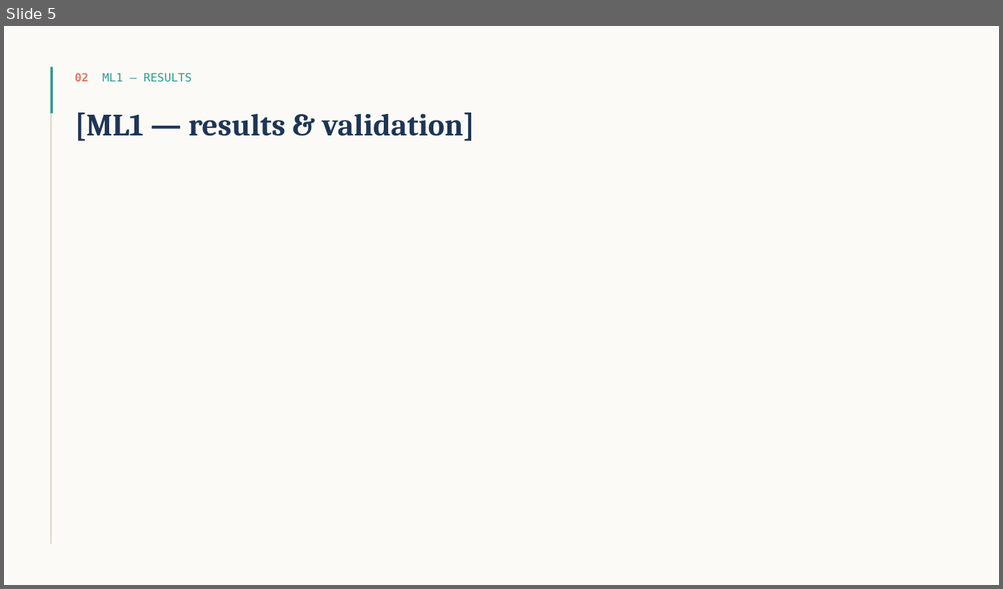
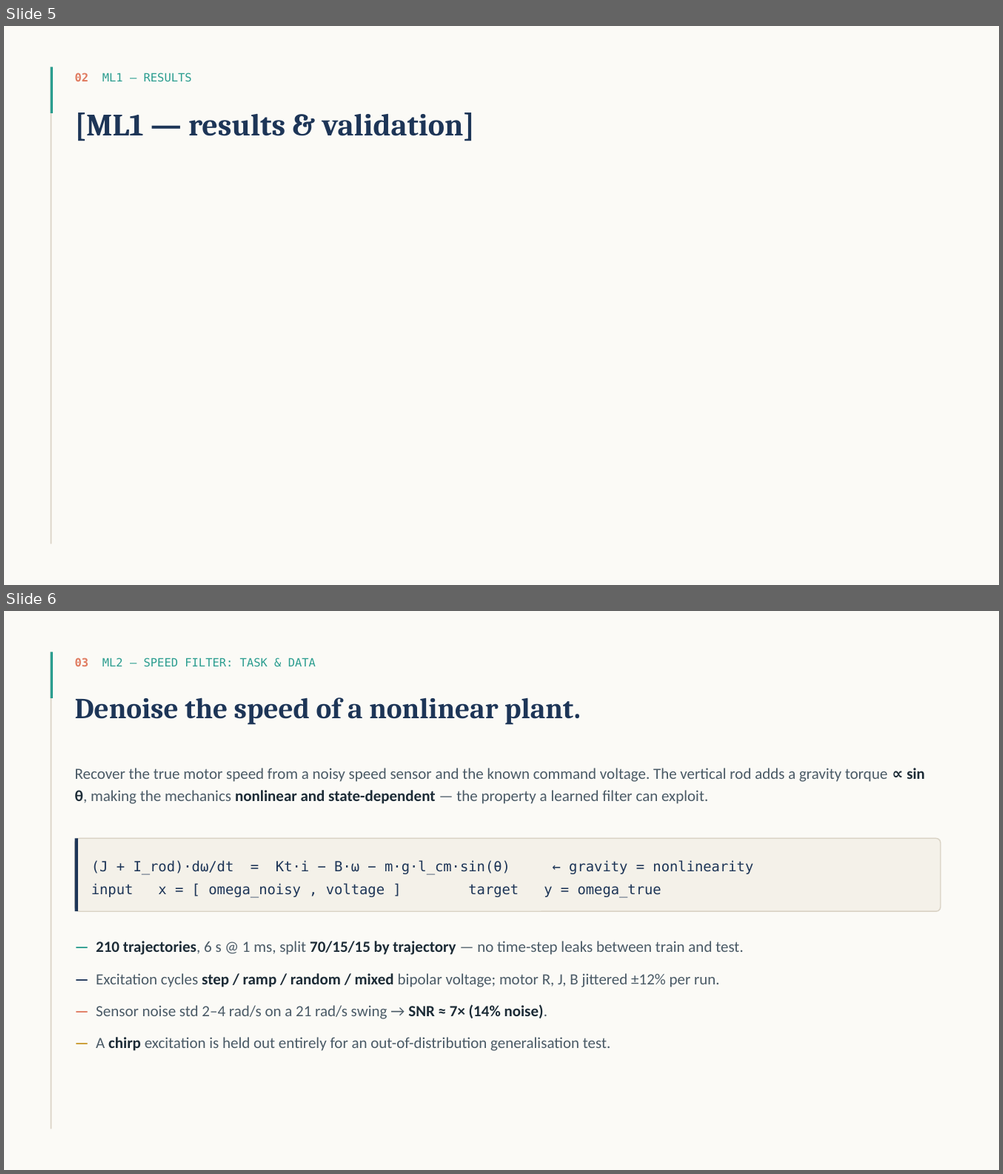
Before and after one commit to Riad-Attou/ai-electrical-engineering, a slide deck: presentation.pptx. Shown one above the other, each under a label of ours: slide 5 before the commit, slides 5 and 6 after it. The pictures are 1003x589 and 1003x1174 pixels, drawn with LibreOffice and Linux fonts; fonts in the diff are those of the drawing. Boxes give left, top, right and bottom in pixels: in the first picture for what was removed or moved away, otherwise in the second. Text is boxed around its words. In the diff, an @@ line names an element or a change of style, - is before the commit and + after.

```diff
--- a/presentation.pptx
+++ b/presentation.pptx
@@ slide 6 added at (4, 611, 999, 1170), background #FBFAF6 @@
@@ rectangle added at (51, 652, 52, 1130), fill #D9D2C4 @@
@@ rectangle added at (51, 652, 53, 698), fill #2A9D8F @@
@@ text added at (75, 658, 316, 667), 11 pt, text #2A9D8F @@
+03 ML2 — SPEED FILTER: TASK & DATA
@@ text added at (75, 698, 580, 725), 28 pt, text #1D3557, bold @@
+Denoise the speed of a nonlinear plant.
@@ text added at (75, 768, 925, 804), 15 pt, text #4A5A66 @@
+Recover the true motor speed from a noisy speed sensor and the known command voltage. The vertical rod adds a gravity torque ∝ sin θ, making the mechanics nonlinear and state-dependent — the property a learned filter can exploit.
@@ rounded rectangle added at (75, 839, 940, 911), fill #F4F1E9, outline #D9D2C4 1 pt @@
@@ rectangle added at (75, 839, 78, 911), fill #1D3557 @@
@@ text added at (91, 860, 661, 898), 13.5 pt, text #1D3557 @@
+(J + I_rod)·dω/dt = Kt·i − B·ω − m·g·l_cm·sin(θ) ← gravity = nonlinearity
+input x = [ omega_noisy , voltage ] target y = omega_true
@@ text added at (96, 941, 743, 1051), 15 pt, text #4A5A66 @@
+— 210 trajectories, 6 s @ 1 ms, split 70/15/15 by trajectory — no time-step leaks between train and test.
+— Excitation cycles step / ramp / random / mixed bipolar voltage; motor R, J, B jittered ±12% per run.
+— Sensor noise std 2–4 rad/s on a 21 rad/s swing → SNR ≈ 7× (14% noise).
+— A chirp excitation is held out entirely for an out-of-distribution generalisation test.
```
Also in this commit, not shown: 2 slides changed, 3 other slides added, 4 slides removed, 41 other files.
